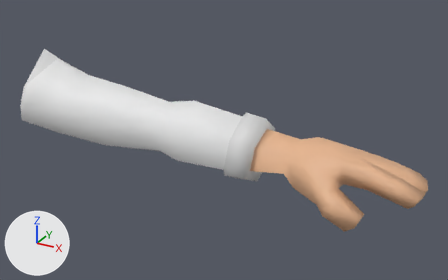
Before and after pictures for a commit that changed the Blender file 03_models/timer_arm.blend.
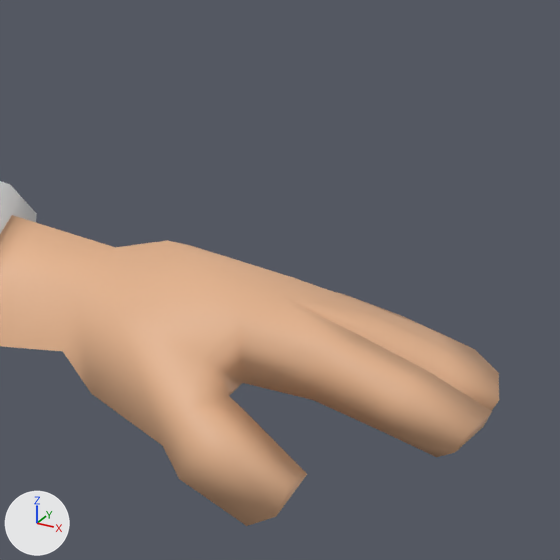
Each version appears first whole from a camera (50 mm lens) standing at (1.16, -0.89, 1.819) and looking at (0.648, 0.041, 1.353), and next in a close-up on the part from 59% to 100% of the width and 21% to 87% of the height. The lights are fixed; the arrows at lower left show +X, +Y and +Z.

Names of what the first close-up shows: 'Character_Business_Man_01'.
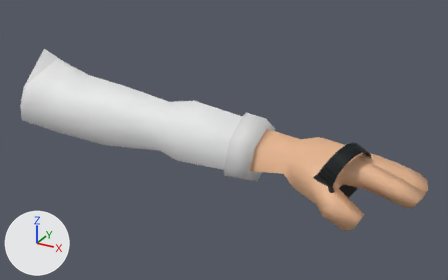
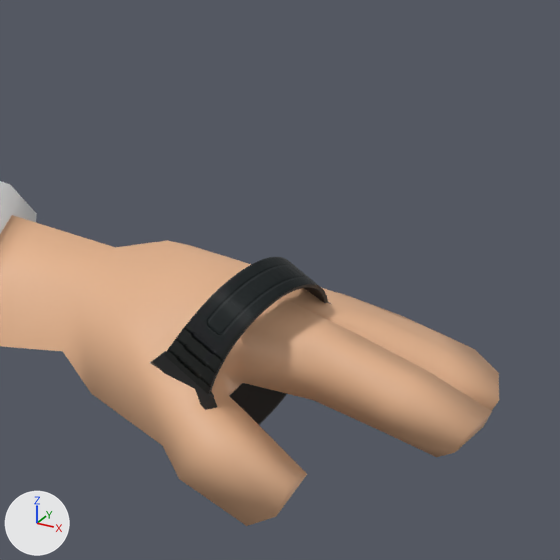
Edits to the bpy script that builds the scene:
```text
Add mat_band_rast000:
    mat_band_rast000 = bpy.data.materials.new('band_rast000')
    # uses the picture img_image_2
    # uses the picture img_image_3
    # uses the picture img_image_4
Add mat_safhe000_001:
    mat_safhe000_001 = bpy.data.materials.new('safhe000.001')
    # uses the picture img_image_0_001
    # uses the picture img_image_1_001
Add mat_band_chap000_1:
    mat_band_chap000_1 = bpy.data.materials.new('band_chap000_1')
    # uses the picture img_image_5
    # uses the picture img_image_6
    # uses the picture img_image_7
Add ob_object_34:
    ob_object_34 = bpy.data.objects.new('Object_34', me_object_11)  # 4826 vertices, 5260 faces, 28 loose edges; spans x -0.0711..0.0678, y -0.0391..0.0531, z -0.0677..0.071; in mat_badane000 (black #141414), mat_badane000_1 (black #0f0f0f), mat_dokmeh000 (light grey #e2e2e2)
    ob_object_34.parent = ob_band_chap_14a5e7b3_dff5_4e75_b44d_9e125dfc4cc0__20
    ob_object_34.location = (0.234, -0.39, 1.226)
Add ob_band_chap_14a5e7b3_dff5_4e75_b44d_9e125dfc4cc0__20:
    ob_band_chap_14a5e7b3_dff5_4e75_b44d_9e125dfc4cc0__20 = bpy.data.objects.new('band chap(14A5E7B3-DFF5-4E75-B44D-9E125DFC4CC0)_20', None)
    ob_band_chap_14a5e7b3_dff5_4e75_b44d_9e125dfc4cc0__20.parent = ob_band_chap_21
    ob_band_chap_14a5e7b3_dff5_4e75_b44d_9e125dfc4cc0__20.location = (0.234, -0.39, 1.226)
Add ob_band_chap_21:
    ob_band_chap_21 = bpy.data.objects.new('band chap_21', None)
    ob_band_chap_21.parent = ob_casio_watch_22
    ob_band_chap_21.location = (0.234, -0.39, 1.226)
Add ob_casio_watch_22:
    ob_casio_watch_22 = bpy.data.objects.new('casio watch_22', None)
    ob_casio_watch_22.parent = ob_default_23
    ob_casio_watch_22.location = (0.234, -0.39, 1.226)
Add ob_default_23:
    ob_default_23 = bpy.data.objects.new('Default_23', None)
    ob_default_23.parent = ob_lux_root_24
    ob_default_23.location = (0.271, -0.413, 1.185)
Add ob_lux_root_24:
    ob_lux_root_24 = bpy.data.objects.new('lux_root_24', None)
    ob_lux_root_24.parent = ob_gltf_scenerootnode
    ob_lux_root_24.location = (0.271, -0.413, 1.185)
Add ob_gltf_scenerootnode:
    ob_gltf_scenerootnode = bpy.data.objects.new('GLTF_SceneRootNode', None)
    ob_gltf_scenerootnode.parent = ob_root
    ob_gltf_scenerootnode.location = (0.271, -0.413, 1.185)
Add ob_root:
    ob_root = bpy.data.objects.new('root', None)
    ob_root.parent = ob_sketchfab_model
    ob_root.location = (0.237, -0.429, 1.191)
    ob_root.rotation_euler = (-0.281, -0.156, -0.195)  # degrees (-16, -8.9, -11)
    ob_root.scale = (0.876, 0.876, 0.876)
Add ob_sketchfab_model:
    ob_sketchfab_model = bpy.data.objects.new('Sketchfab_model', None)
    ob_sketchfab_model.location = (0.913, 0.0574, 1.371)
    ob_sketchfab_model.rotation_euler = (0.101, -1.196, 1.798)  # degrees (5.8, -69, 103)
```

Where the change shows, as pixel boxes [x1, y1, x2, y2] in the close-ups (560 x 560 px):
'Object_34', added (black): after [150, 257, 332, 425]
    faces in mat_band_rast000: [164, 257, 328, 394]
    faces in mat_band_chap000_1: [229, 383, 287, 425]
    faces in mat_badane000_1 (black #0f0f0f): [151, 351, 217, 410]
